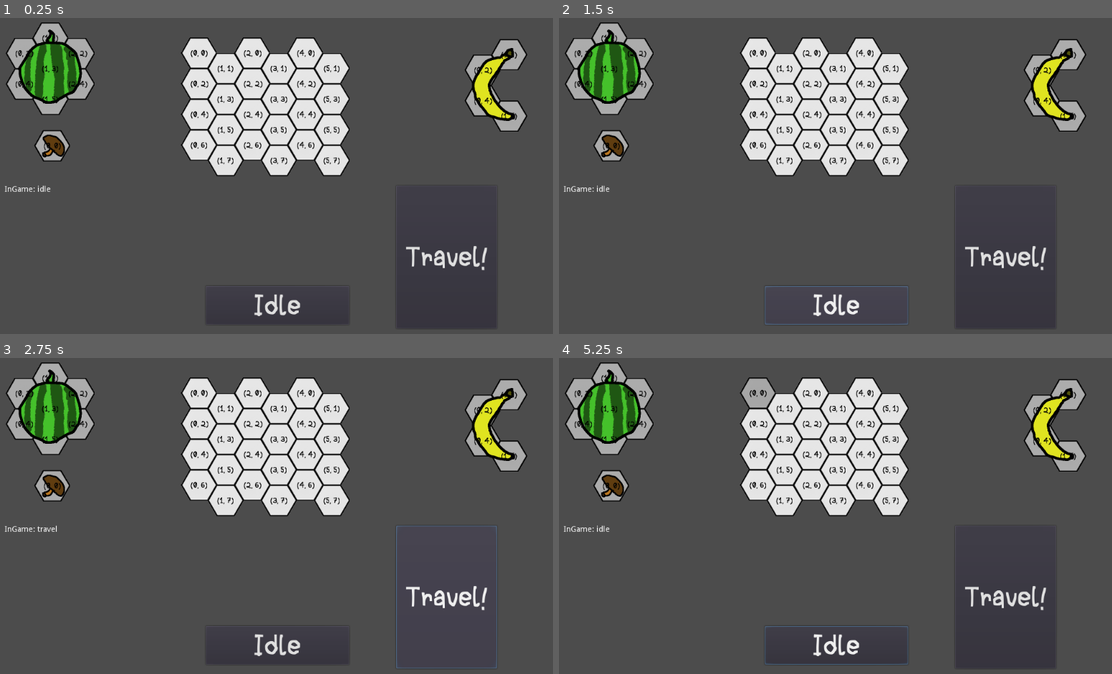
Above: before the commit, frames 1-4 (two rows, left to right).
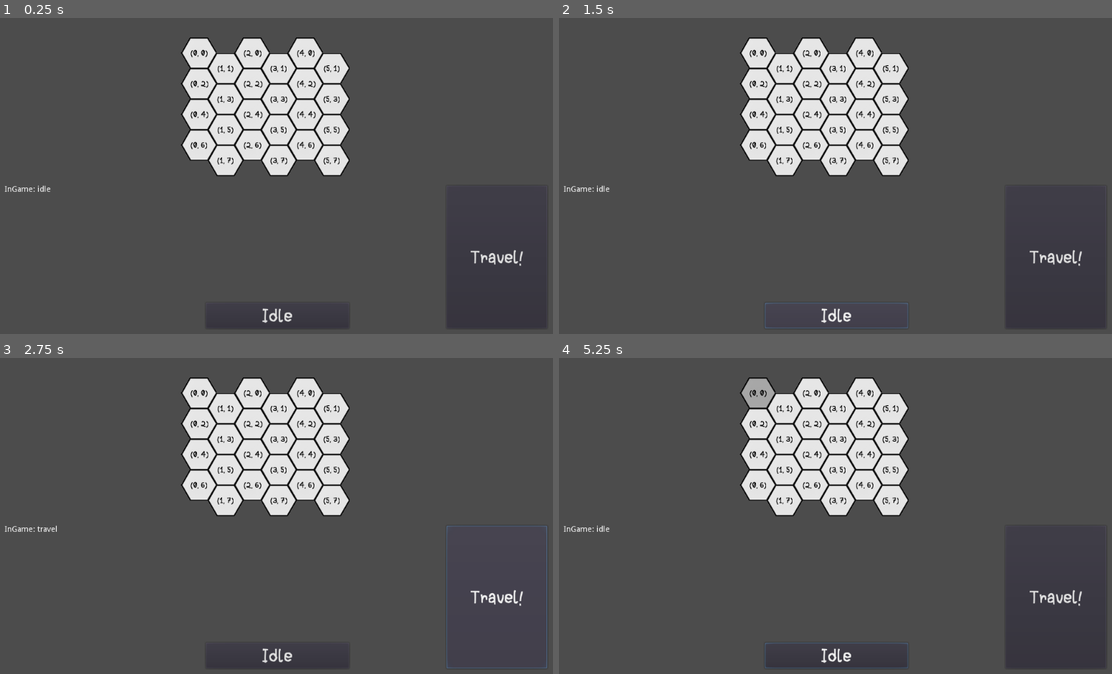
Above: after the commit, the same moments.

Repository: zhimingc/cook-bag
Game: Godot game, scene res://Main/Sandbox.tscn
The game is run twice, just before and just after one commit, with the same random seed, the same clock (stepped at 60 frames per second) and the same inputs.
Inputs (mouse positions are in pixels of both pictures, inside the frame that each line leads up to):
- Up to frame 1 (0.25 s): no input
- Up to frame 2 (1.5 s): click "Travel!" at 0.5 s; click "Idle" at 1.25 s
- Up to frame 3 (2.75 s): click "Travel!" at 2 s
- Up to frame 4 (5.25 s): click "Idle" at 2.75 s; click "Travel!" at 3.5 s; click "Idle" at 4.25 s; tap Enter at 5 s; move the mouse to (758, 392) at 5.02 s; click (758, 392) at 5.1 s

The runs differ from the first frame. In frame 1, 6.5% of the frame differs, in the area x 1-99%, y 1-98%; in frame 2, 6.7%; in frame 3, 6.8%, in the area x 1-99%, y 1-99%; in frame 4, 6.7%.

Commit message:
WIP basic forage encounter

Diff:
--- /dev/null
+++ b/Encounters/Encounter.gd
@@ -0,0 +1,16 @@
+extends Node2D
+
+
+# Declare member variables here. Examples:
+# var a = 2
+# var b = "text"
+
+
+# Called when the node enters the scene tree for the first time.
+func _ready():
+	pass # Replace with function body.
+
+
+# Called every frame. 'delta' is the elapsed time since the previous frame.
+#func _process(delta):
+#	pass
--- /dev/null
+++ b/Encounters/Encounter.tscn
@@ -0,0 +1,3 @@
+[gd_scene format=2]
+
+[node name="Encounter" type="Node2D"]
--- /dev/null
+++ b/Encounters/EncounterManager.gd
@@ -0,0 +1,36 @@
+extends Node
+
+enum ENCOUNTER_TYPE {
+	forage,
+	person,
+}
+
+class Encounter:
+	var type = ENCOUNTER_TYPE.forage
+	var encounter_timer = 0.0
+	var encounter_obj
+
+var encounter_interval = Vector2(2.0, 5.0)
+# hard coded encounter sequence
+var encounter_sequence = [ ENCOUNTER_TYPE.forage ]
+var encounter_counter = 0
+
+var encounter_map = {}
+
+func _ready():
+	encounter_map[ENCOUNTER_TYPE.forage] = load(get_encounter_path("ForageEncounter"))
+
+func get_encounter_path(_name):
+	return "res://Encounters/" + _name + "/" + _name + ".tscn"
+
+func get_new_encounter():
+	var new_encounter : Encounter = Encounter.new()
+	new_encounter.encounter_obj = get_hardcoded_encounter()
+	new_encounter.encounter_timer = rand_range(encounter_interval.x, encounter_interval.y)
+	return new_encounter
+
+func get_hardcoded_encounter():
+	var next_encounter = encounter_sequence[encounter_counter]
+	var new_encounter = encounter_map[next_encounter].instance()
+	encounter_counter = (encounter_counter + 1) % encounter_sequence.size()
+	return new_encounter
--- /dev/null
+++ b/Encounters/ForageEncounter/ForageEncounter.gd
@@ -0,0 +1,64 @@
+extends "res://Encounters/Encounter.gd"
+
+class ForageOdds:
+	func _init(freq, _name):
+		frequency = freq
+		item_name = _name
+
+	var frequency = 1
+	var item_name
+
+var forageMap = {}
+var forageOdds = []
+var forageItemPool = []
+var slotList = []
+
+# flags
+var debugSlots = false
+
+# Called when the node enters the scene tree for the first time.
+func _ready():
+	init_slots()
+
+	# init forage list with frequencies and scenes
+	add_forage_item(1, "Banana")
+	add_forage_item(1, "Watermelon")
+	add_forage_item(1, "Mushroom")
+
+	# init forage pool
+	for item in forageOdds:
+		for i in item.frequency:
+			forageItemPool.append(item)
+
+	spawn_items(rand_range(4, 6))
+
+func init_slots():
+	slotList = get_children()
+	for slot in slotList:
+		slot.visible = debugSlots
+
+func add_forage_item(odds, item_name):
+	forageOdds.append(ForageOdds.new(odds, item_name))
+	forageMap[item_name] = load(get_item_path(item_name))
+
+func get_item_path(item_name):
+	return "res://Item/" + item_name + "/" + item_name + ".tscn"
+
+func get_slots(num):
+	slotList.shuffle()
+	if num <= slotList.size():
+		return slotList.slice(0, num)
+	print("WARNING: Asking for more slots that exists!")
+	return slotList
+
+func spawn_items(num):
+	var slots = get_slots(num)
+	for i in num:
+		var new_item = get_random_item_from_pool()
+		new_item.global_position = slots[i].global_position
+		add_child(new_item)
+
+func get_random_item_from_pool():
+	var index = rand_range(0, forageItemPool.size())
+	var item_obj = forageMap[forageItemPool[index].item_name]
+	return item_obj.instance()
--- /dev/null
+++ b/Encounters/ForageEncounter/ForageEncounter.tscn
@@ -0,0 +1,31 @@
+[gd_scene load_steps=4 format=2]
+
+[ext_resource path="res://Encounters/Encounter.tscn" type="PackedScene" id=1]
+[ext_resource path="res://Encounters/ForageEncounter/ForageEncounter.gd" type="Script" id=2]
+[ext_resource path="res://Utils/Slot.tscn" type="PackedScene" id=3]
+
+[node name="ForageEncounter" instance=ExtResource( 1 )]
+script = ExtResource( 2 )
+
+[node name="Slot1" parent="." index="0" instance=ExtResource( 3 )]
+
+[node name="Slot2" parent="." index="1" instance=ExtResource( 3 )]
+position = Vector2( -53, 50 )
+
+[node name="Slot3" parent="." index="2" instance=ExtResource( 3 )]
+position = Vector2( 47, 50 )
+
+[node name="Slot4" parent="." index="3" instance=ExtResource( 3 )]
+position = Vector2( 160, 50 )
+
+[node name="Slot5" parent="." index="4" instance=ExtResource( 3 )]
+position = Vector2( -150, 150 )
+
+[node name="Slot6" parent="." index="5" instance=ExtResource( 3 )]
+position = Vector2( -53, 150 )
+
+[node name="Slot7" parent="." index="6" instance=ExtResource( 3 )]
+position = Vector2( 47, 150 )
+
+[node name="Slot8" parent="." index="7" instance=ExtResource( 3 )]
+position = Vector2( 160, 150 )
--- a/Main/InGame/InGameInit.gd
+++ b/Main/InGame/InGameInit.gd
@@ -3,5 +3,5 @@
 export var encounter_interval : Vector2
 
 func _ready():
-	Ingame.encounter_interval = encounter_interval
+	EncMan.encounter_interval = encounter_interval
 	Ingame.init()
--- a/Main/InGame/InGameManager.gd
+++ b/Main/InGame/InGameManager.gd
@@ -7,13 +7,12 @@
 	pause
 }
 
-export var encounter_interval = Vector2()
-
 var state = INGAME_STATE.idle
-var encounter_timer = 0.0
+var next_encounter : EncMan.Encounter
 
 func init():
-	encounter_timer = rand_range(encounter_interval.x, encounter_interval.y)
+	randomize()
+	next_encounter = EncMan.get_new_encounter()
 
 func set_state(new_state):
 	# on exit state
@@ -24,6 +23,7 @@
 			set_next_encounter()
 			pass
 		INGAME_STATE.encounter:
+			EncMan.add_child(next_encounter.encounter_obj)
 			pass
 
 func update_state(delta):
@@ -31,8 +31,8 @@
 		INGAME_STATE.idle:
 			pass
 		INGAME_STATE.travel:
-			encounter_timer -= delta
-			if encounter_timer <= 0.0:
+			next_encounter.encounter_timer -= delta
+			if next_encounter.encounter_timer <= 0.0:
 				set_state(INGAME_STATE.encounter)
 			pass
 		INGAME_STATE.encounter:
@@ -41,5 +41,5 @@
 func _process(delta):
 	update_state(delta)
 
-func set_next_encounter(_time = 0.0):
-	encounter_timer = rand_range(encounter_interval.x, encounter_interval.y)
+func set_next_encounter():
+	next_encounter = EncMan.get_new_encounter()
--- a/Main/Sandbox.tscn
+++ b/Main/Sandbox.tscn
@@ -1,16 +1,13 @@
-[gd_scene load_steps=10 format=2]
+[gd_scene load_steps=7 format=2]
 
 [ext_resource path="res://HexGridManager/HexGridManager.gd" type="Script" id=1]
 [ext_resource path="res://HexGridManager/HexCell.tscn" type="PackedScene" id=2]
-[ext_resource path="res://Item/Banana/Banana.tscn" type="PackedScene" id=3]
-[ext_resource path="res://Item/Watermelon/Watermelon.tscn" type="PackedScene" id=4]
-[ext_resource path="res://Item/Mushroom/Mushroom.tscn" type="PackedScene" id=5]
 [ext_resource path="res://Fonts/Scribbles-Regular.ttf" type="DynamicFontData" id=6]
 [ext_resource path="res://Main/InGame/InGame_Debug.gd" type="Script" id=7]
 [ext_resource path="res://Main/InGame/InGameInit.gd" type="Script" id=8]
 
 [sub_resource type="DynamicFont" id=1]
-size = 56
+size = 36
 font_data = ExtResource( 6 )
 
 [node name="Main" type="Node2D"]
@@ -26,33 +23,24 @@
 grid_pixel_size = Vector2( 95, 110 )
 grid_scale = 0.5
 
-[node name="Banana" parent="." instance=ExtResource( 3 )]
-position = Vector2( 388, -160 )
-
-[node name="Mushroom" parent="." instance=ExtResource( 5 )]
-position = Vector2( -393, -38 )
-
-[node name="Watermelon" parent="." instance=ExtResource( 4 )]
-position = Vector2( -420, -190 )
-
 [node name="InGame_Debug" type="Control" parent="."]
 margin_right = 40.0
 margin_bottom = 40.0
 script = ExtResource( 7 )
 
 [node name="TravelButton" type="Button" parent="InGame_Debug"]
-margin_left = 210.0
+margin_left = 300.0
 margin_top = 20.0
-margin_right = 390.0
+margin_right = 480.0
 margin_bottom = 276.0
 custom_fonts/font = SubResource( 1 )
 text = "Travel!"
 
 [node name="IdleButton" type="Button" parent="InGame_Debug"]
 margin_left = -130.0
-margin_top = 200.0
+margin_top = 230.0
 margin_right = 126.0
-margin_bottom = 269.0
+margin_bottom = 276.0
 custom_fonts/font = SubResource( 1 )
 text = "Idle"
 
--- /dev/null
+++ b/Utils/Slot.tscn
@@ -0,0 +1,10 @@
+[gd_scene load_steps=2 format=2]
+
+[ext_resource path="res://Assets/circle_64.png" type="Texture" id=1]
+
+[node name="Slot1" type="Node2D"]
+position = Vector2( -150, 50 )
+
+[node name="Sprite" type="Sprite" parent="."]
+scale = Vector2( 0.1, 0.1 )
+texture = ExtResource( 1 )
--- a/project.godot
+++ b/project.godot
@@ -46,6 +46,7 @@
 
 ItemMan="*res://Item/ItemManager.gd"
 Ingame="*res://Main/InGame/InGameManager.gd"
+EncMan="*res://Encounters/EncounterManager.gd"
 
 [input]
 
Binary file added: Assets/circle_64.png
Not shown, added: Assets/circle_64.png.import
